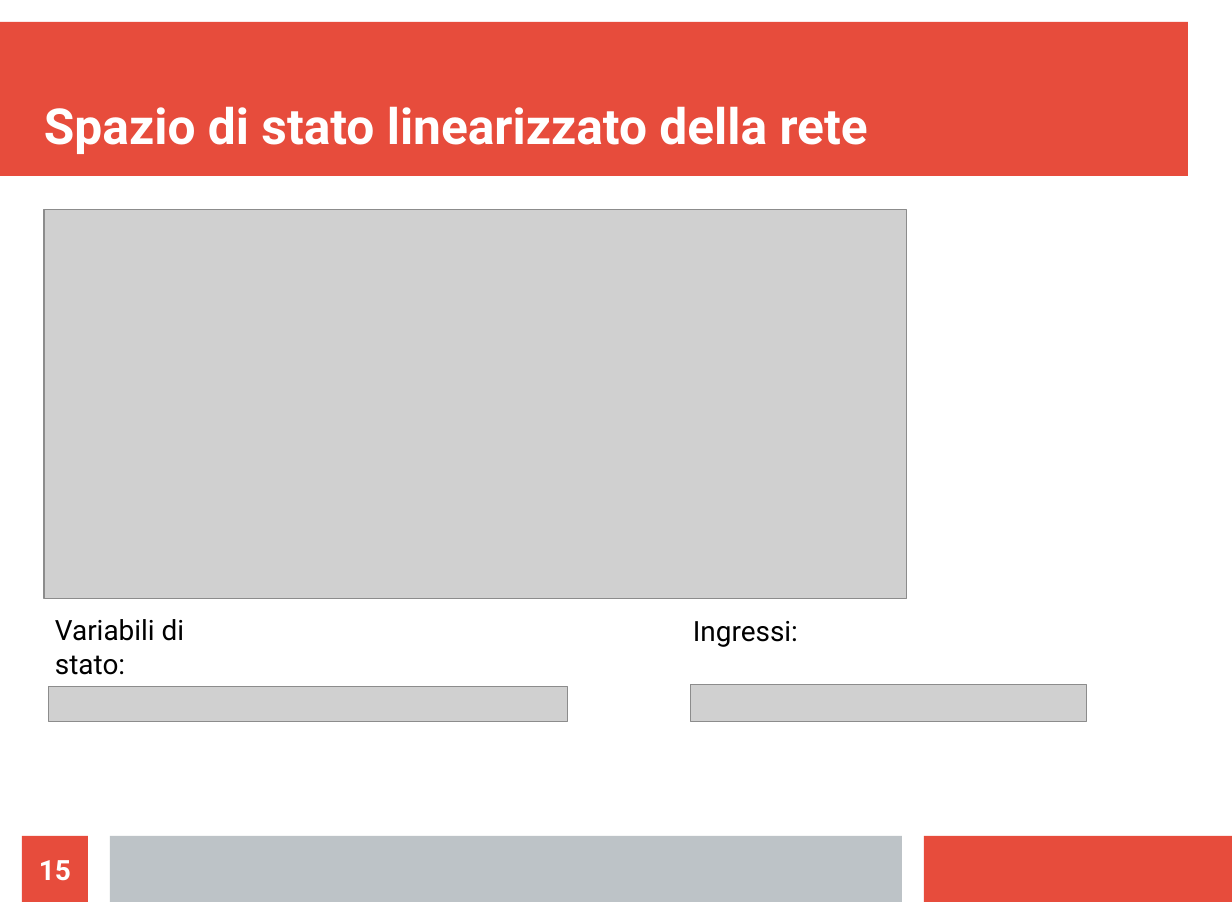
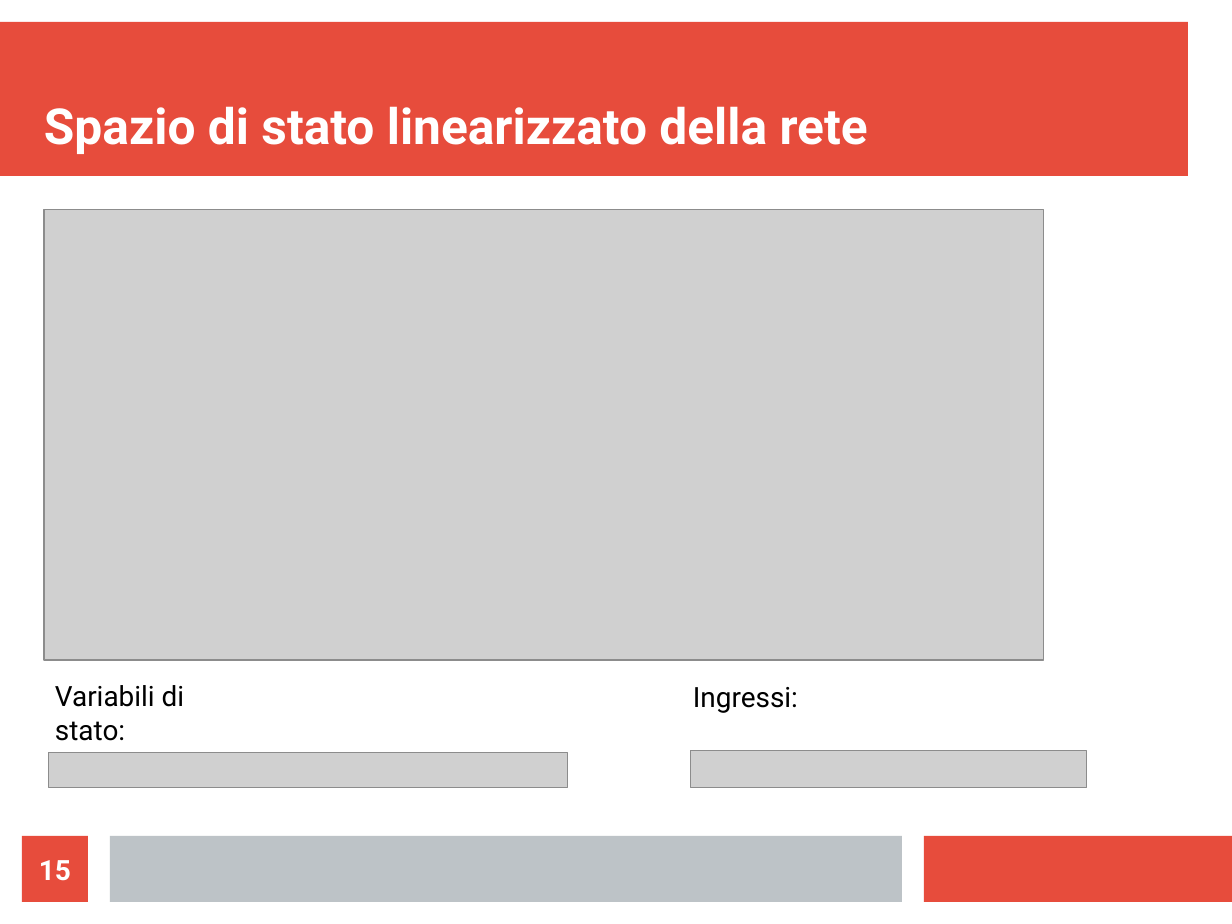
Before and after one commit to LeonardoSalustri/Tesi, a slide deck: slide 15 of Formule_presentazione/Presentazione.odp. Drawn at 1232x924 pixels with LibreOffice and Linux fonts; fonts in the diff are those of the drawing; grey boxes stand for pictures. Boxes give left, top, right and bottom in pixels: in the first picture for what was removed or moved away, otherwise in the second. Text is boxed around its words. In the diff, an @@ line names an element or a change of style, - is before the commit and + after.

```diff
--- a/Formule_presentazione/Presentazione.odp
+++ b/Formule_presentazione/Presentazione.odp
@@ picture: place and size @@
-picture at [44,210,907,599]
+picture at [44,210,1043,661]
@@ 2 pictures, 2 texts: place and size @@
-2 pictures, 2 texts at [48,619,1087,722]
+2 pictures, 2 texts at [48,685,1087,788]
```
Also in this commit, not shown: 12 other slides changed, 1 slide added, 1 slide removed, 37 other files.
